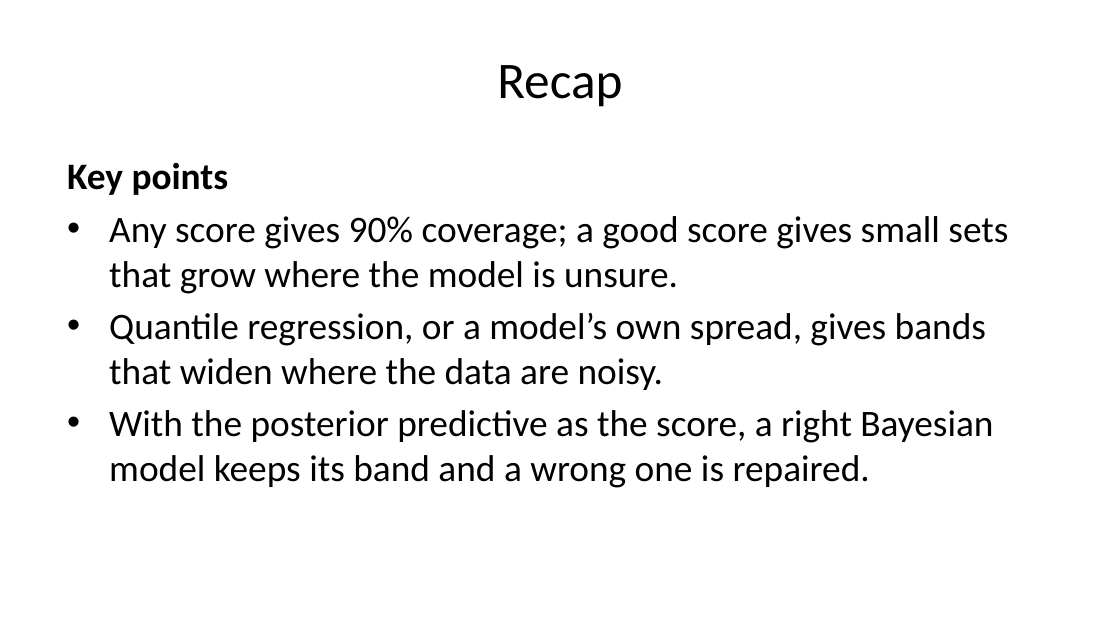
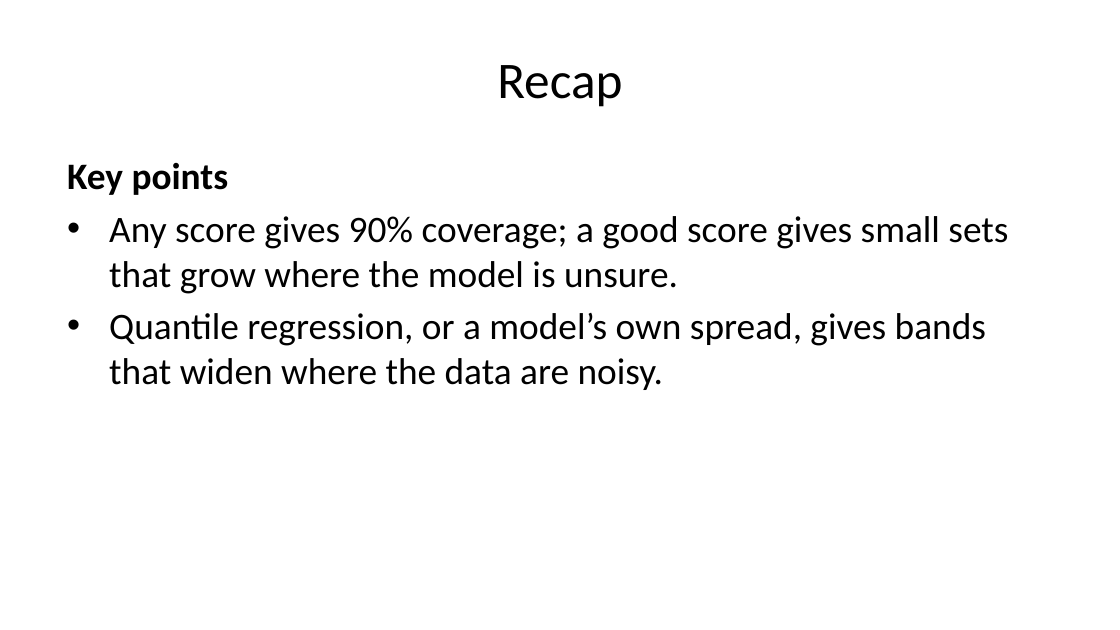
Before and after one commit to AmyRouillard/ml-foundations-mau-2026, a slide deck: slide 71 of ml-foundations.pptx. Drawn at 1120x630 pixels with LibreOffice and Linux fonts; fonts in the diff are those of the drawing. Boxes give left, top, right and bottom in pixels: in the first picture for what was removed or moved away, otherwise in the second. Text is boxed around its words. In the diff, an @@ line names an element or a change of style, - is before the commit and + after.

Commit message:
Publish slides 2026-11-16

```diff
--- a/ml-foundations.pptx
+++ b/ml-foundations.pptx
@@ text at bbox=[109, 410, 993, 488]: paragraph removed @@
-• With the posterior predictive as the score, a right Bayesian model keeps its band and a wrong one is repaired.
```
Also in this commit, not shown: 1 other file.
